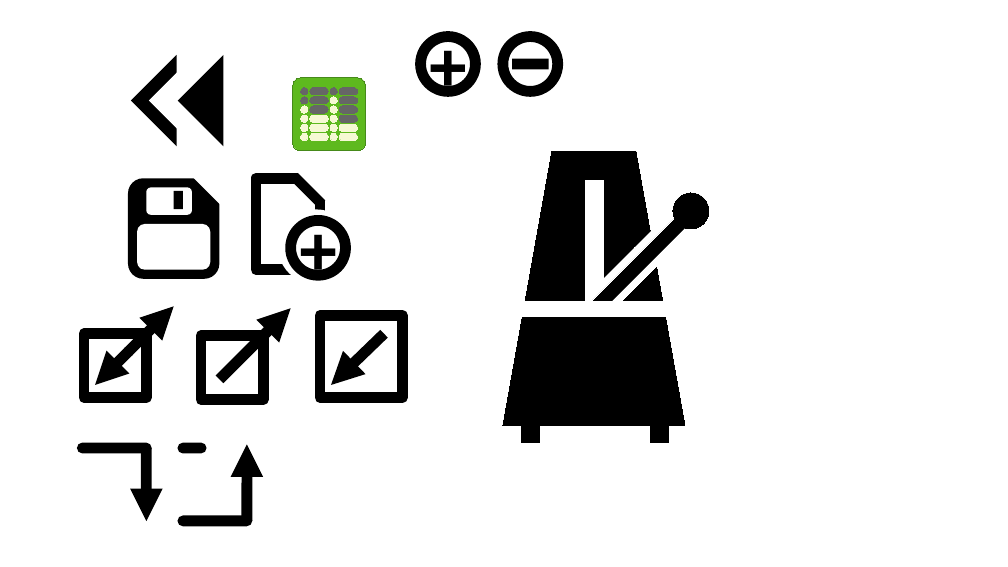
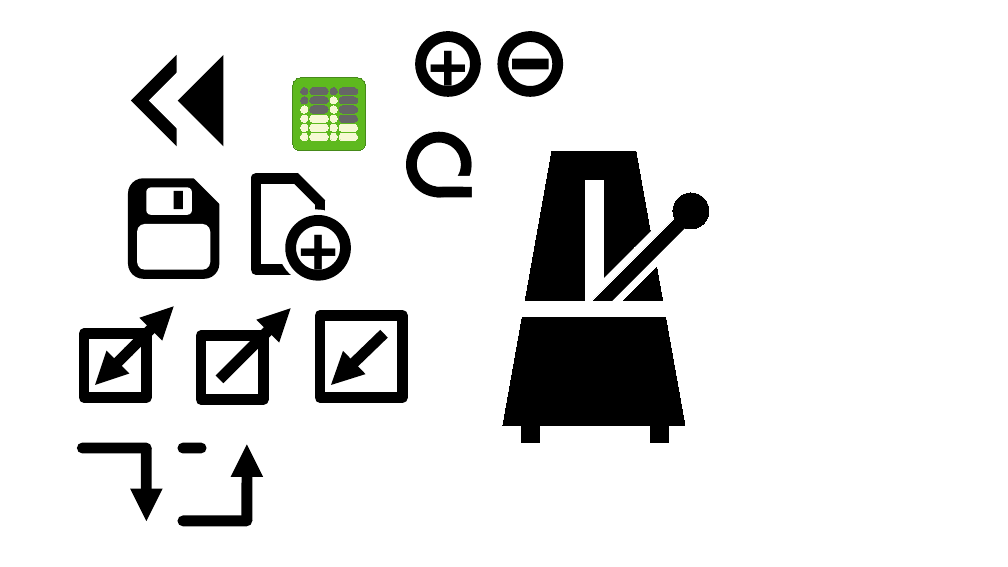
Before and after one commit to NardJ/Tin-Whistle-Helper, a slide deck: slide 1 of icons/icon.odp. Drawn at 1008x567 pixels with LibreOffice and Linux fonts; fonts in the diff are those of the drawing. Boxes give left, top, right and bottom in pixels: in the first picture for what was removed or moved away, otherwise in the second. Text is boxed around its words. In the diff, an @@ line names an element or a change of style, - is before the commit and + after.

```diff
--- a/icons/icon.odp
+++ b/icons/icon.odp
@@ ellipse added at (412,137,466,192), fill #FFFFFF, outline #000000 8.5 pt @@
@@ line added from (436, 192) to (473, 192), #000000 8.5 pt @@
```
Also in this commit, not shown: 1 other file.
